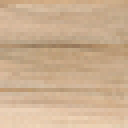
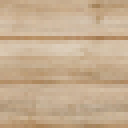
Before/after of a 128 x 128 layered artwork. What changed in the layer stack:
renamed "Layer 1" to "Layer 5", painted on it over left=0, top=0, right=128, bottom=128
painted on "Layer 4" over left=0, top=0, right=128, bottom=128
